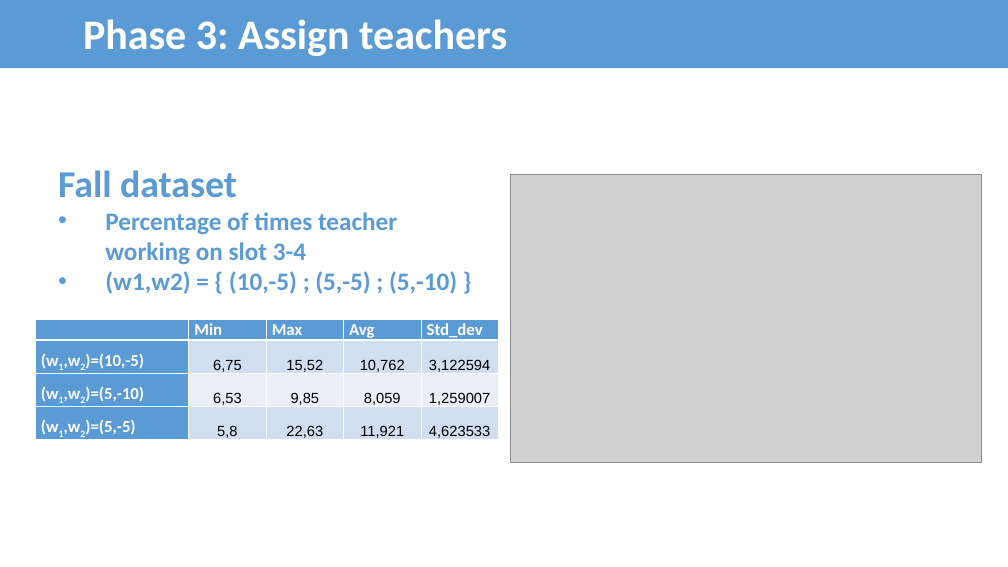
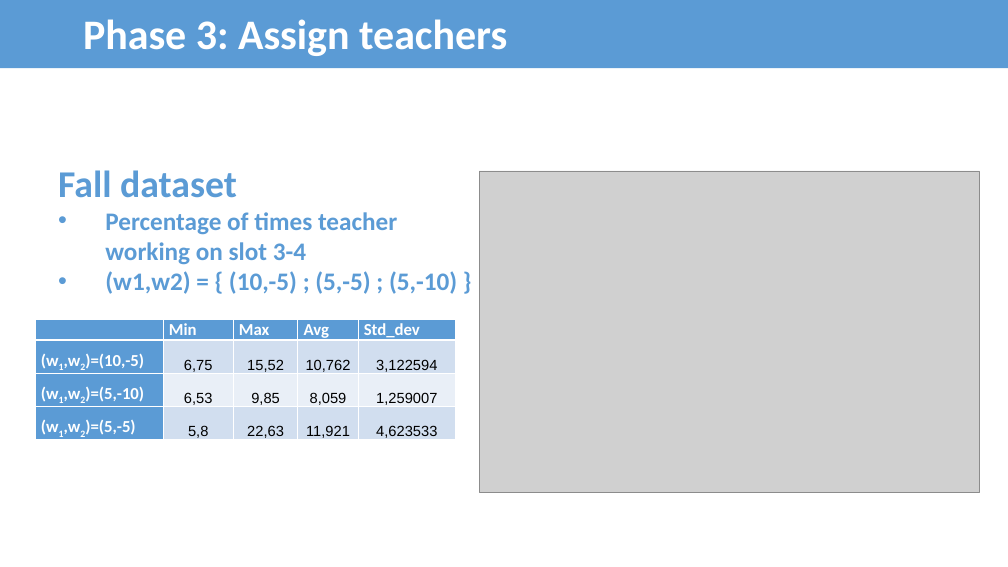
Before and after one commit to bee-lullaby/FinalProject, a slide deck: slide 65 of Documents/FUTimetabling_Presentation_Ver5.1.pptx. Drawn at 1008x567 pixels with LibreOffice and Linux fonts; fonts in the diff are those of the drawing; grey boxes stand for pictures. Boxes give left, top, right and bottom in pixels: in the first picture for what was removed or moved away, otherwise in the second. Text is boxed around its words. In the diff, an @@ line names an element or a change of style, - is before the commit and + after.

Commit message:
update figure

```diff
--- a/Documents/FUTimetabling_Presentation_Ver5.1.pptx
+++ b/Documents/FUTimetabling_Presentation_Ver5.1.pptx
@@ picture: place and size @@
-picture at bbox=[510, 175, 982, 462]
+picture at bbox=[479, 171, 980, 492]
@@ table: place and size @@
-table at bbox=[36, 320, 498, 444]
+table at bbox=[36, 320, 457, 444]
```
Also in this commit, not shown: 3 other slides changed.
